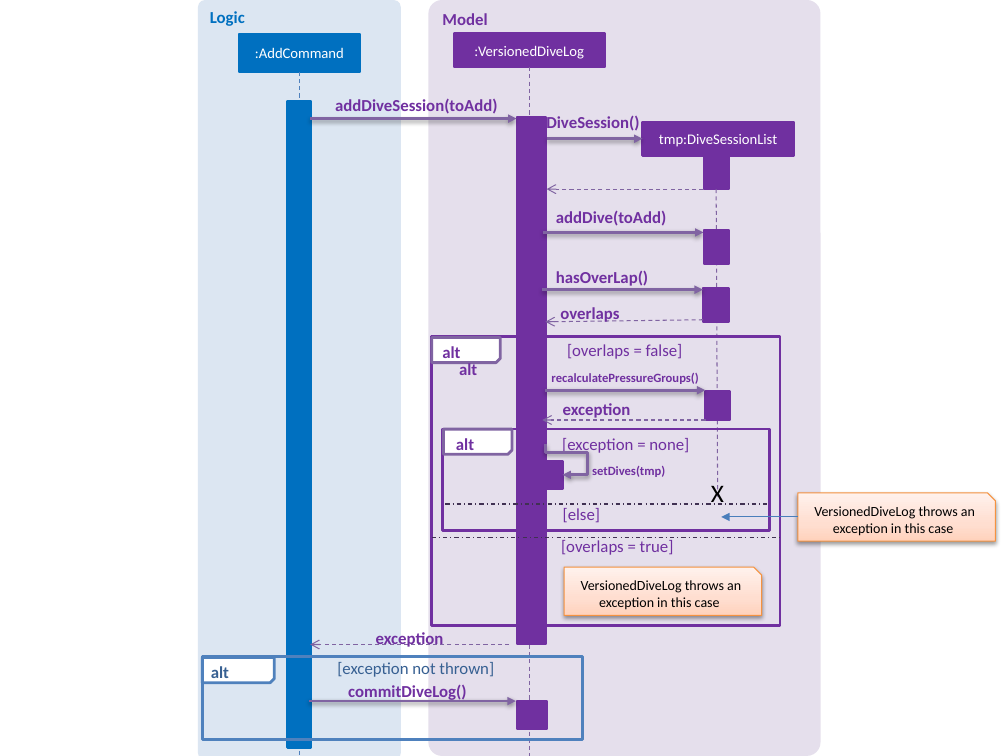
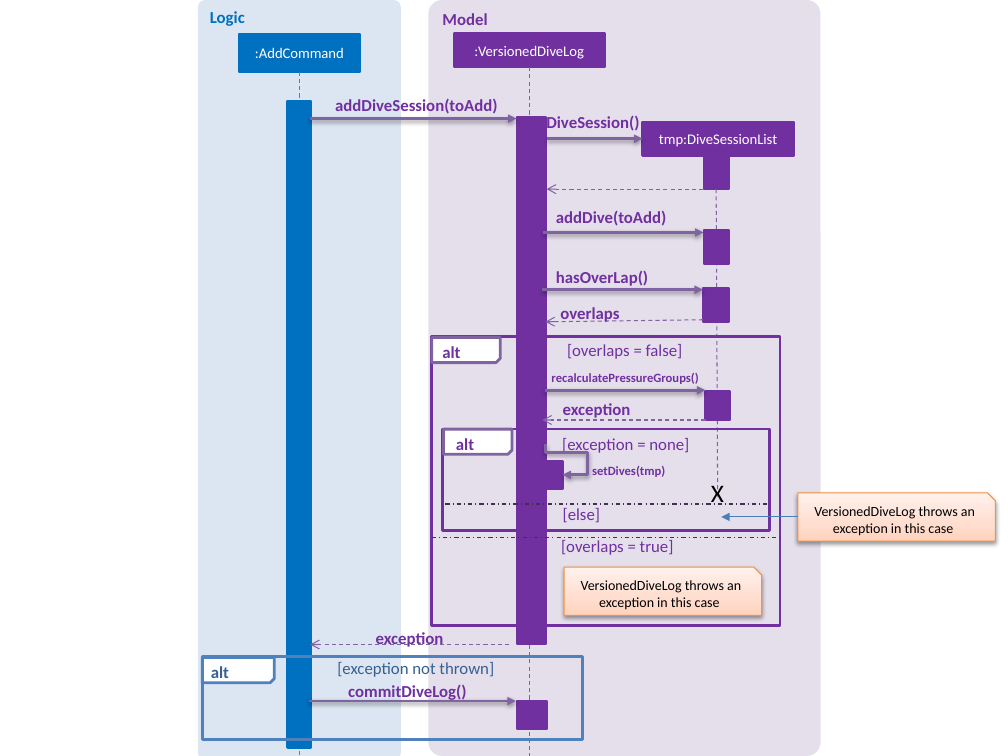
Before and after one commit to shuanang/main, a slide deck: slide 1 of docs/diagrams/ConsistencyCheckSequenceDiagram.pptx. Drawn at 1008x756 pixels with LibreOffice and Linux fonts; fonts in the diff are those of the drawing. Boxes give left, top, right and bottom in pixels: in the first picture for what was removed or moved away, otherwise in the second. Text is boxed around its words. In the diff, an @@ line names an element or a change of style, - is before the commit and + after.

```diff
--- a/docs/diagrams/ConsistencyCheckSequenceDiagram.pptx
+++ b/docs/diagrams/ConsistencyCheckSequenceDiagram.pptx
@@ text removed at <box>459,361,477,379</box> @@
-alt
```
Also in this commit, not shown: 1 other file.
